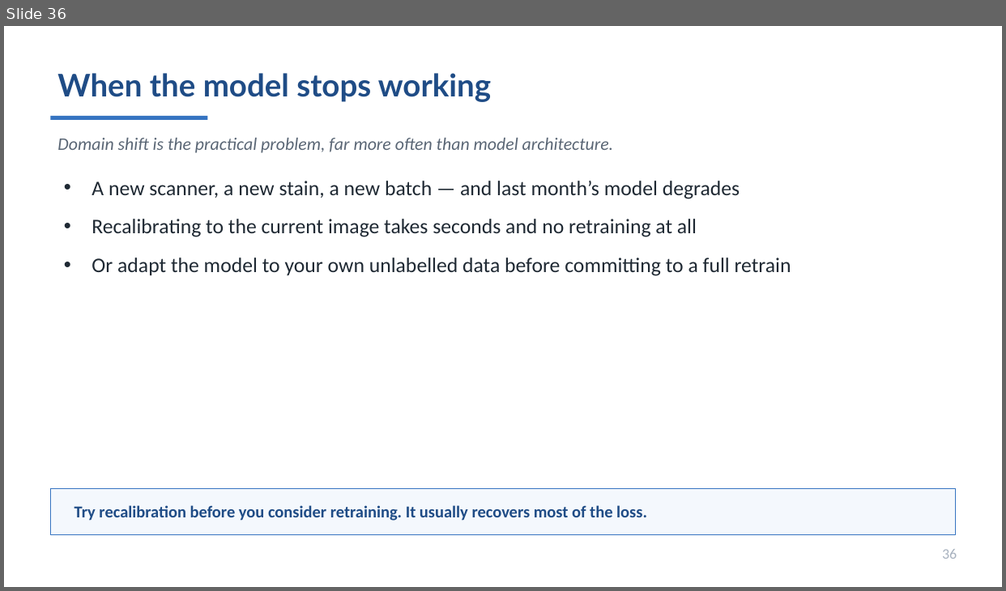
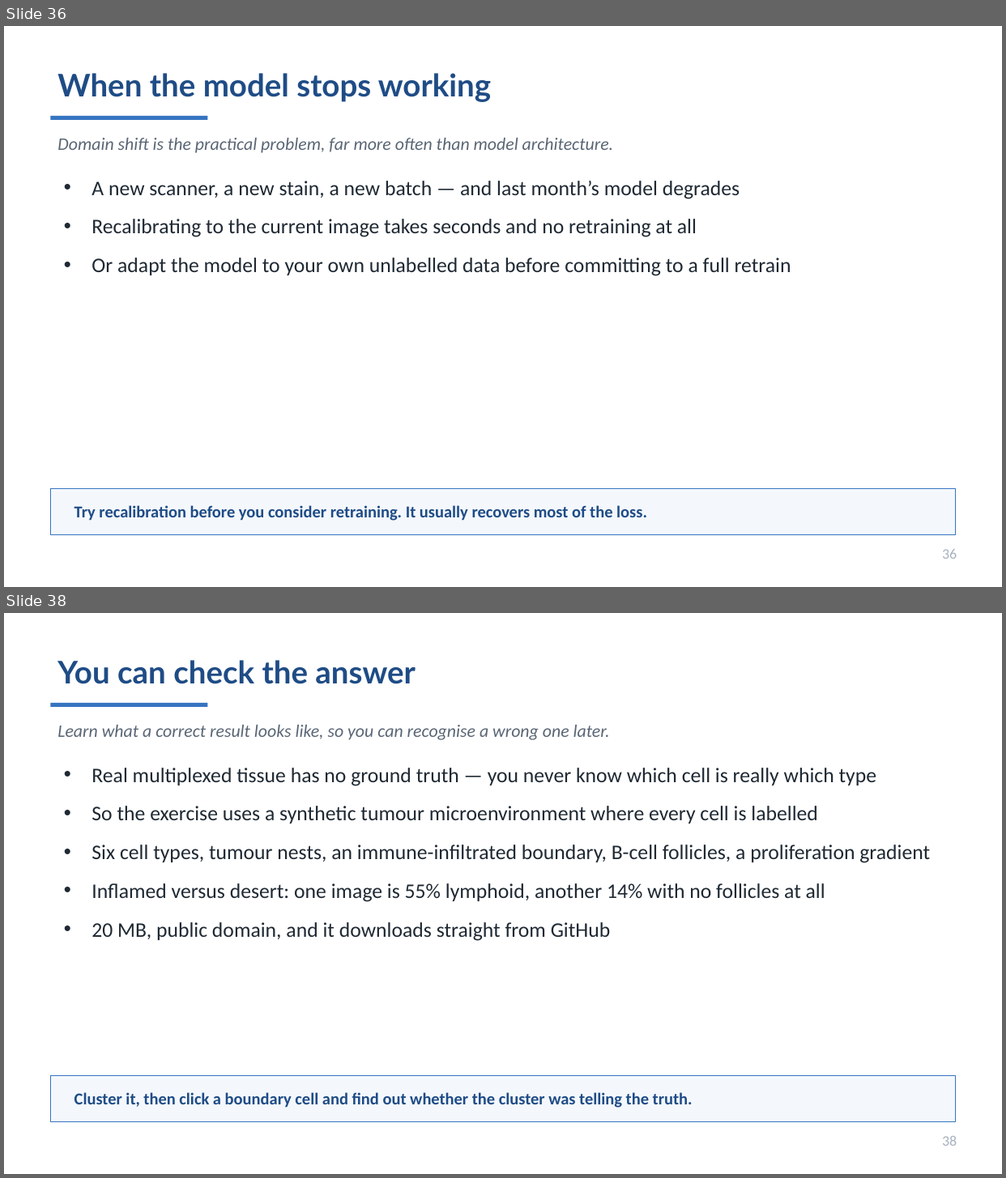
Before and after one commit to MichaelSNelson/BINA-I2K-2026-QuPath-Extensions, a slide deck: I2K_2026_QuPath_Extensions.pptx. Shown one above the other, each under a label of ours: slide 36 before the commit, slides 36 and 38 after it; the slides between them are not shown. The pictures are 1006x591 and 1006x1178 pixels, drawn with LibreOffice and Linux fonts; fonts in the diff are those of the drawing. Boxes give left, top, right and bottom in pixels: in the first picture for what was removed or moved away, otherwise in the second. Text is boxed around its words. In the diff, an @@ line names an element or a change of style, - is before the commit and + after.

Commit message:
Rebuild the QP-CAT exercise around the synthetic TME dataset
QP-CAT reached 0.10.0 (independent areas, Composition by area / by class),
and uw-loci/tme-quant-synthetic-data now provides a CC0, fully ground-truthed
tumour microenvironment - 8 images, 8 channels, 6 cell types, ~2,860 cells per
image, ~20 MB.

- QP-CAT page updated to 0.10.0 and rewritten around a three-part exercise
  sized for a workshop: cell typing (A), immune infiltration at the tumour
  margin (B), inflamed-versus-desert composition (C). One image for A and B
  keeps runtime in seconds; the 8-image batch-correction run is marked optional
- Each part is built on a biological claim the data can actually settle, and
  every step can be checked against ground truth
- Track B now needs nothing from Drive; setup, schedule, extension index,
  Cluster 3D and Channel Names pages point at the GitHub release
- Deck gains a 'You can check the answer' slide and an independent-areas bullet
- Form answers now carry a real dataset link rather than a promise

```diff
--- a/I2K_2026_QuPath_Extensions.pptx
+++ b/I2K_2026_QuPath_Extensions.pptx
@@ slide 38 added at box(4, 613, 1002, 1174), background #FFFFFF @@
@@ text added at box(57, 660, 415, 684), 30 pt, text #1F4C86, bold @@
+You can check the answer
@@ rectangle added at box(50, 703, 207, 707), fill #3674C1 @@
@@ text added at box(57, 725, 610, 740), 17 pt, text #5A6675, italic @@
+Learn what a correct result looks like, so you can recognise a wrong one later.
@@ text added at box(91, 768, 930, 941), 20 pt, text #1F2933 @@
+• Real multiplexed tissue has no ground truth — you never know which cell is really which type
+• So the exercise uses a synthetic tumour microenvironment where every cell is labelled
+• Six cell types, tumour nests, an immune-infiltrated boundary, B-cell follicles, a proliferation gradient
+• Inflamed versus desert: one image is 55% lymphoid, another 14% with no follicles at all
+• 20 MB, public domain, and it downloads straight from GitHub
@@ rectangle added at box(50, 1076, 956, 1122), fill #F4F8FD, outline #3674C1 0.75 pt @@
@@ text added at box(74, 1093, 692, 1108), 16 pt, text #1F4C86, bold @@
+Cluster it, then click a boundary cell and find out whether the cluster was telling the truth.
@@ text added at box(942, 1136, 957, 1146), 14 pt, text #A8B2BF @@
+38
```
Also in this commit, not shown: 14 slides changed, 10 other files.
